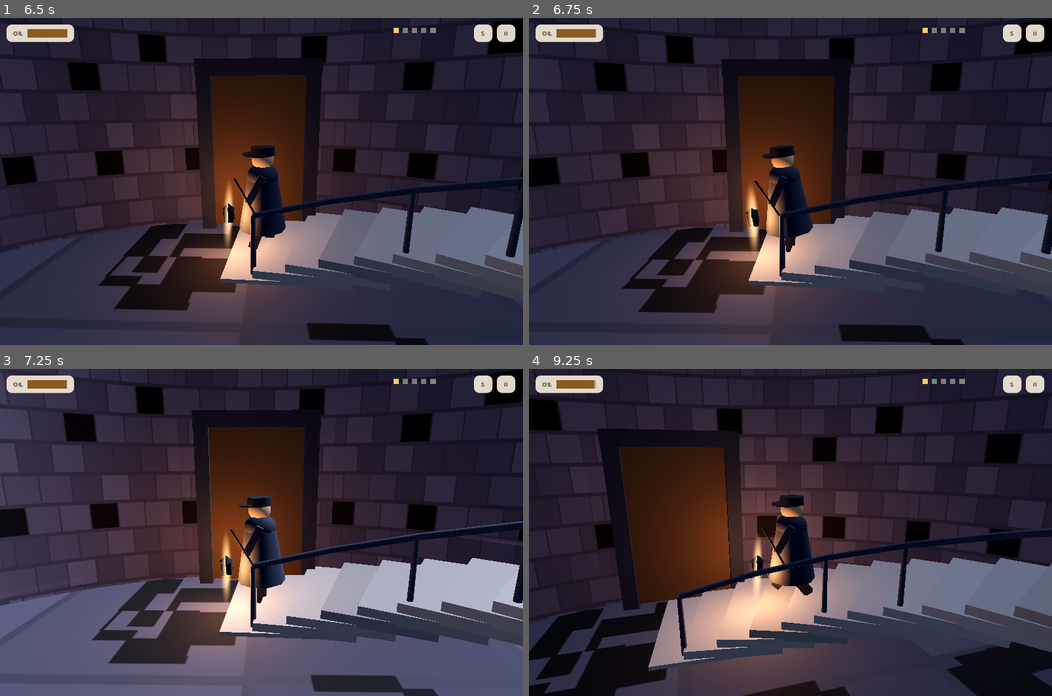
Above: before the commit, frames 1-4 (two rows, left to right).
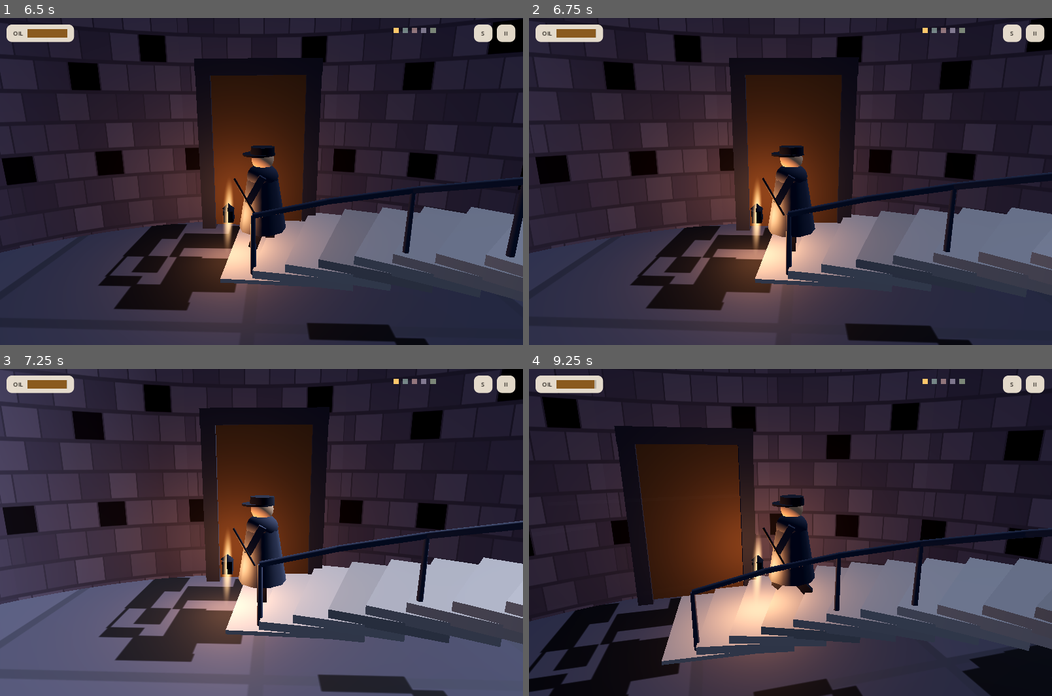
Above: after the commit, the same moments.

Repository: aeiouvcode/keep-the-light
Game: Godot game, scene res://main.tscn
Same seed, same stepped clock (60 frames per second), same inputs: the game is played once before the commit and once after it.
Inputs (mouse positions are in pixels of both pictures, inside the frame that each line leads up to):
- Up to frame 1 (6.5 s): click "BEGIN THE CLIMB" at 0.5 s; tap Enter at 1.25 s; move the mouse to (376, 165) at 1.27 s; hold D 1.28-2 s; click (376, 165) at 1.42 s; tap Space at 1.52, 4.52 s; drag from (156, 197) to (235, 246) at 2.02 s; move the mouse to (313, 109) at 2.77 s; hold D 2.78-3.5 s; drag from (235, 246) to (104, 132) at 3.52 s; move the mouse to (418, 230) at 4.27 s; hold A 4.28-5 s; drag from (104, 132) to (183, 99) at 5.02 s; move the mouse to (287, 181) at 5.77 s; hold A from 5.78 s (still down); click (287, 181) at 5.92 s
- Up to frame 2 (6.75 s): release A at 6.5 s; drag from (712, 99) to (685, 197) at 6.52 s
- Up to frame 3 (7.25 s): no input
- Up to frame 4 (9.25 s): move the mouse to (905, 516) at 7.27 s; hold D 7.28-8 s; tap Space at 7.52 s; drag from (685, 548) to (764, 597) at 8.02 s; move the mouse to (842, 460) at 8.77 s; hold A from 8.78 s (still down)

Frame 1 is identical in both runs. In frame 2, 11% of the frame differs, in the area x 0-100%, y 0-100%; in frame 3, 12%; in frame 4, 17%, in the area x 0-100%, y 8-100%.

Commit message:
cycles 53-56: idle look-up, gust whistle, gap nudge pulse, gap-clear payoff

Diff:
--- a/main.gd
+++ b/main.gd
@@ -814,7 +814,7 @@
   lampg.add_child(lglow)
   g.add_child(lampg)
   root.add_child(g)
-  return {g=g, legs=legs, armL=armL, lamp=lampg, lglow=lglow, flame=flame}
+  return {g=g, legs=legs, armL=armL, lamp=lampg, lglow=lglow, flame=flame, head=head, cap=cap, brim=brim}
 
 # ---------- HUD ----------
 var ui = {}
@@ -1287,12 +1287,19 @@
 var drop_flare_traced = false
 var storm_gives_traced = false
 var touch_hint_done = false
+var idle_t = 0.0
+var look_up = 0.0
+var idle_traced = false
 var vignette_traced = false
 var VIGHOLD = false
 var FLASHHOLD = false
 var flameLow = false
 var horn_t = 24.0
 var gust_dir = 1.0
+var gust_pending = 0.0
+var gap_air = false
+var gap_cleared = false
+var gap_glow = 0.0
 var thunder_pending = -1.0
 var thunder_vol = -8.0
 var thunder_pitch = 1.0
@@ -1531,9 +1538,9 @@
       dtw.tween_property(tower.door_panel, "rotation:y", 0.0, 0.55).set_trans(Tween.TRANS_SINE).set_ease(Tween.EASE_IN)
       dtw.tween_callback(func(): sfx("land", -13.0, 0.62); print("[KTL] door shut"))
   ST.oil = START_OIL; ST.panes = 0; ST.elapsed = 0.0; ST.lowWarned = false; ST.warnedTop = false; ST.warnedGap = false; flameLow = false; ST.beats = 0; sputter_t = 0.0; sputter_n = 0; ST.eyeSeen = false
-  ST.relightT = 0.0; ST.endT = 0.0; phase2T = 0.0; fly.clear(); storm_gives_traced = false
+  ST.relightT = 0.0; ST.endT = 0.0; phase2T = 0.0; fly.clear(); storm_gives_traced = false; idle_t = 0.0; look_up = 0.0; idle_traced = false
   if players.has("rain") and players["rain"] != null: players["rain"].volume_db = -13.0
-  ST.gust_v = 0.0; gust_t = 6.0
+  ST.gust_v = 0.0; gust_t = 6.0; gust_pending = 0.0; gap_air = false; gap_cleared = false; gap_glow = 0.0
   for i in panes.size():
     panes[i].got = false
     panes[i].node.visible = true
@@ -1717,14 +1724,21 @@
   # with altitude. Modest next to walk speed (OMEGA 1.2), so it costs footing
   # and seconds, never control.
   gust_t -= dt
-  if gust_t <= 0 and ST.phase == "play":
+  # the storm warns before it shoves: a rising whistle ~0.85s ahead of the push,
+  # so a braced player can stop walking. the hit lands with the same direction.
+  if gust_pending > 0.0:
+    gust_pending -= dt
+    if gust_pending <= 0.0 and ST.phase == "play":
+      ST.gust_v = randf_range(0.25, 0.5) * (0.4 + 0.6 * storm_h) * gust_dir
+      sfx("gust", -13.0 + 2.0 * storm_h, randf_range(0.9, 1.1))
+      gust_vis = 1.0
+      print("[KTL] gust hits dir=", gust_dir, " v=", snapped(ST.gust_v, 0.01), " h=", snapped(storm_h, 0.01))
+  if gust_t <= 0 and ST.phase == "play" and gust_pending <= 0.0:
     gust_t = randf_range(lerp(11.0, 6.0, storm_h), lerp(17.0, 9.0, storm_h))
-    ST.gust_v = randf_range(0.25, 0.5) * (0.4 + 0.6 * storm_h) * (1.0 if randf() < 0.5 else -1.0)
-    gust_dir = sign(ST.gust_v)
-    sfx("gust", -13.0 + 2.0 * storm_h, randf_range(0.9, 1.1))
-    print("[KTL] gust dir=", gust_dir, " lean=", snapped(-gust_dir * 0.14 * ST.faceDir, 0.01), " h=", snapped(storm_h, 0.01))
-    gust_vis = 1.0
-    print("[KTL] gust v=", snapped(ST.gust_v, 0.01), " h=", snapped(storm_h, 0.01), " lean=", snapped(-gust_dir * 1.0 * 0.3, 0.01), " rain_db=", -13.0 + 2.0 * 1.0)
+    gust_dir = 1.0 if randf() < 0.5 else -1.0
+    gust_pending = 0.85
+    sfx("gust", -19.0, 1.3)  # the warning whistle - quieter, higher
+    print("[KTL] gust warning dir=", gust_dir)
   # distant foghorn, rare and soft - the world beyond the tower
   horn_t -= dt
   if horn_t <= 0 and ST.phase in ["title", "play", "relight"]:
@@ -1799,6 +1813,16 @@
       if keys.get(KEY_D, false) or keys.get(KEY_RIGHT, false): dir += 1
       if abs(stick_x) > 0.15: dir = stick_x
       if AUTO: dir = auto_dir()
+    # idle: after a still stretch the keeper lifts the lamp and looks up the stair
+    if ST.phase == "play" and dir == 0.0 and ST.grounded:
+      idle_t += dt
+    else:
+      if idle_t >= 4.5: idle_traced = false
+      idle_t = 0.0
+    look_up = lerp(look_up, 1.0 if idle_t > 4.5 else 0.0, min(1.0, dt * 2.5))
+    if look_up > 0.9 and not idle_traced:
+      idle_traced = true
+      print("[KTL] idle look up th=", snapped(ST.th, 0.1))
     var OMEGA = 1.2
     var gv = ST.gust_v if (ST.phase == "play" and ST.grounded) else 0.0  # wind pushes footing, never flight
     ST.th = max(0.0, ST.th + (dir * OMEGA + gv) * dt)
@@ -1820,11 +1844,21 @@
       ST.coyote -= dt
       ST.vy -= 24.0 * dt
       ST.y += ST.vy * dt
+      if ST.th > GAP[0] - 0.1 and ST.th < GAP[1] + 0.1: gap_air = true
       var fl2 = floor_at(ST.th, ST.y + 0.3)
       if ST.vy <= 0 and ST.y <= fl2:
         ST.y = fl2; ST.vy = 0.0; ST.grounded = true
         sfx("land", -10.0)
         buzz(8)
+        # the made-it beat: clearing the stair gap earns a soft low note and a
+        # brief lantern bloom - the scariest jump deserves a payoff
+        if gap_air and ST.th > GAP[1] and not gap_cleared:
+          gap_cleared = true
+          gap_glow = 1.0
+          sfx("chime1", -15.0, 0.75)
+          buzz(20)
+          print("[KTL] gap cleared th=", snapped(ST.th, 0.1))
+        gap_air = false
         squashV = 0.78
         dust_t = 0.45
         print("[KTL] land squash th=", snapped(ST.th, 0.1))
@@ -1920,6 +1954,13 @@
       if not ST.warnedGap and ST.th > 9.55 and ST.th < GAP[0]:
         ST.warnedGap = true
         toast("A STAIR IS MISSING - JUMP")
+        if is_touch:
+          var jtw = create_tween()
+          jtw.tween_property(ui.jumpb, "modulate:a", 0.3, 0.28)
+          jtw.tween_property(ui.jumpb, "modulate:a", 1.0, 0.28)
+          jtw.tween_property(ui.jumpb, "modulate:a", 0.3, 0.28)
+          jtw.tween_property(ui.jumpb, "modulate:a", 1.0, 0.3)
+          print("[KTL] gap nudge pulses jump button")
         print("[KTL] gap nudge th=", snapped(ST.th, 0.1))
       if ST.th >= 19.35:
         if ST.panes >= 5:
@@ -1964,14 +2005,18 @@
     keeper.legs[0].rotation.x = sw
     keeper.legs[1].rotation.x = -sw
     keeper.armL.rotation.x = -sin(ST.walkPh) * 0.4 * (1.0 if dir != 0 else 0.0)
-    keeper.lamp.position.y = 0.72 + sin(ST.walkPh * 0.5) * 0.05
+    keeper.lamp.position.y = 0.72 + sin(ST.walkPh * 0.5) * 0.05 + 0.17 * look_up
+    keeper.head.rotation.x = -0.38 * look_up
+    keeper.cap.rotation.x = -0.38 * look_up
+    keeper.brim.rotation.x = -0.38 * look_up
     keeper.lamp.rotation.z = sin(ST.walkPh * 0.5 + 1.0) * 0.18 * sign(ST.faceDir) - gust_dir * gust_vis * 0.3
     var lp = keeper.lamp.global_position
     lantern.global_position = lp
     var oil_frac = clamp(ST.oil / 80.0, 0.0, 1.0)
     var flick = 1.0 + sin(t_now*13.0)*0.06 + sin(t_now*31.0)*0.04 + (sin(t_now*47.0)*0.15 if oil_frac < 0.2 else 0.0)
-    lantern.light_energy = (0.9 + 1.6 * oil_frac) * flick * (1.0 - 0.3 * gust_vis)
-    keeper.lglow.modulate.a = 0.5 + 0.4 * oil_frac * flick
+    lantern.light_energy = (0.9 + 1.6 * oil_frac) * flick * (1.0 - 0.3 * gust_vis) * (1.0 + 0.5 * gap_glow)
+    gap_glow *= pow(0.15, dt)
+    keeper.lglow.modulate.a = 0.5 + 0.4 * oil_frac * flick + 0.35 * gap_glow
     var fsc = (0.5 + 0.5 * oil_frac) * (1.0 + (flick - 1.0) * 0.7)
     keeper.flame.scale = Vector3(fsc * (1.0 + 0.55 * gust_vis), fsc * (1.0 - 0.35 * gust_vis), fsc)  # wind flattens the flame
     keeper.flame.material_override.emission = Color(1.0, 0.85, 0.63).lerp(Color(1.0, 0.42, 0.22), 1.0 - oil_frac)
